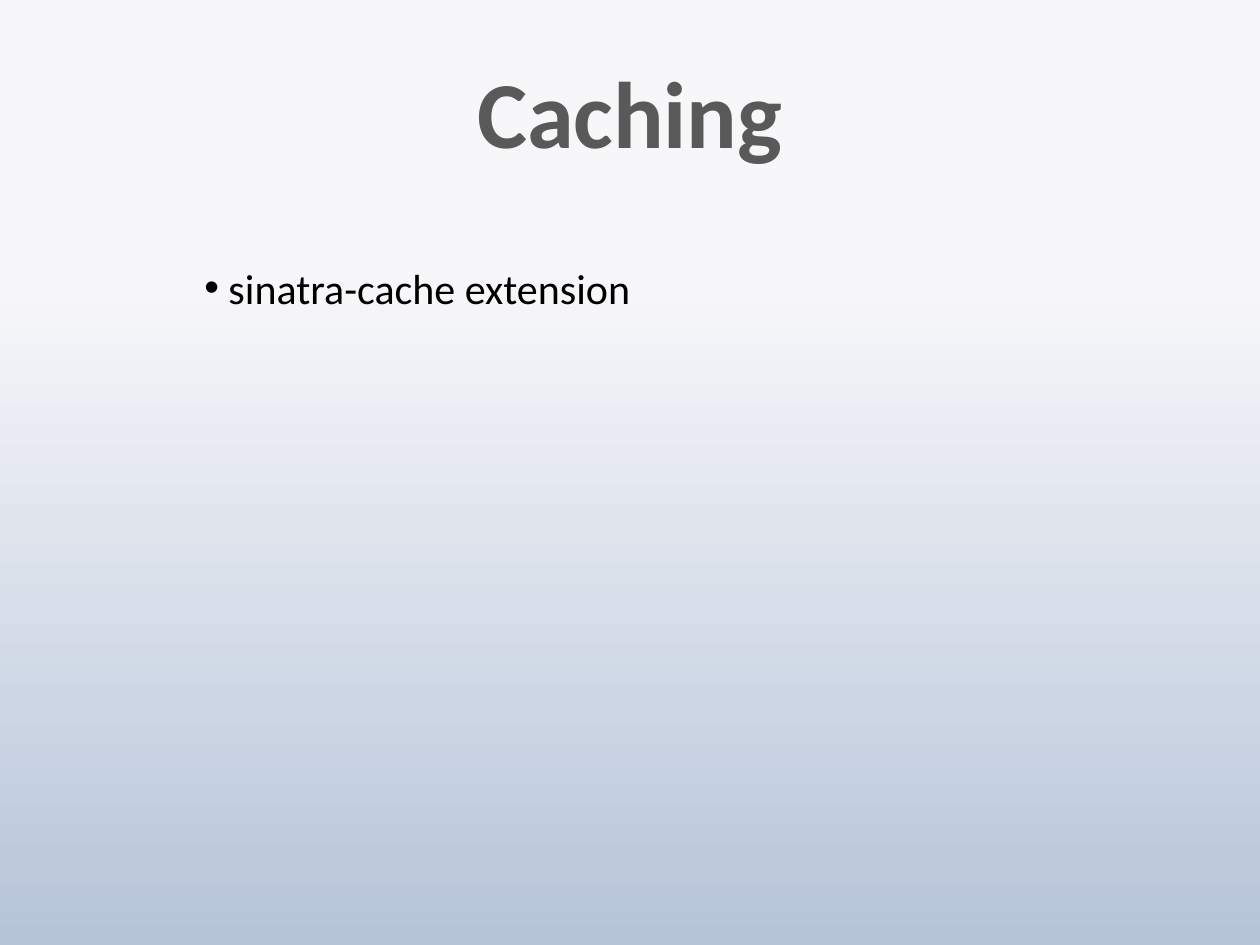
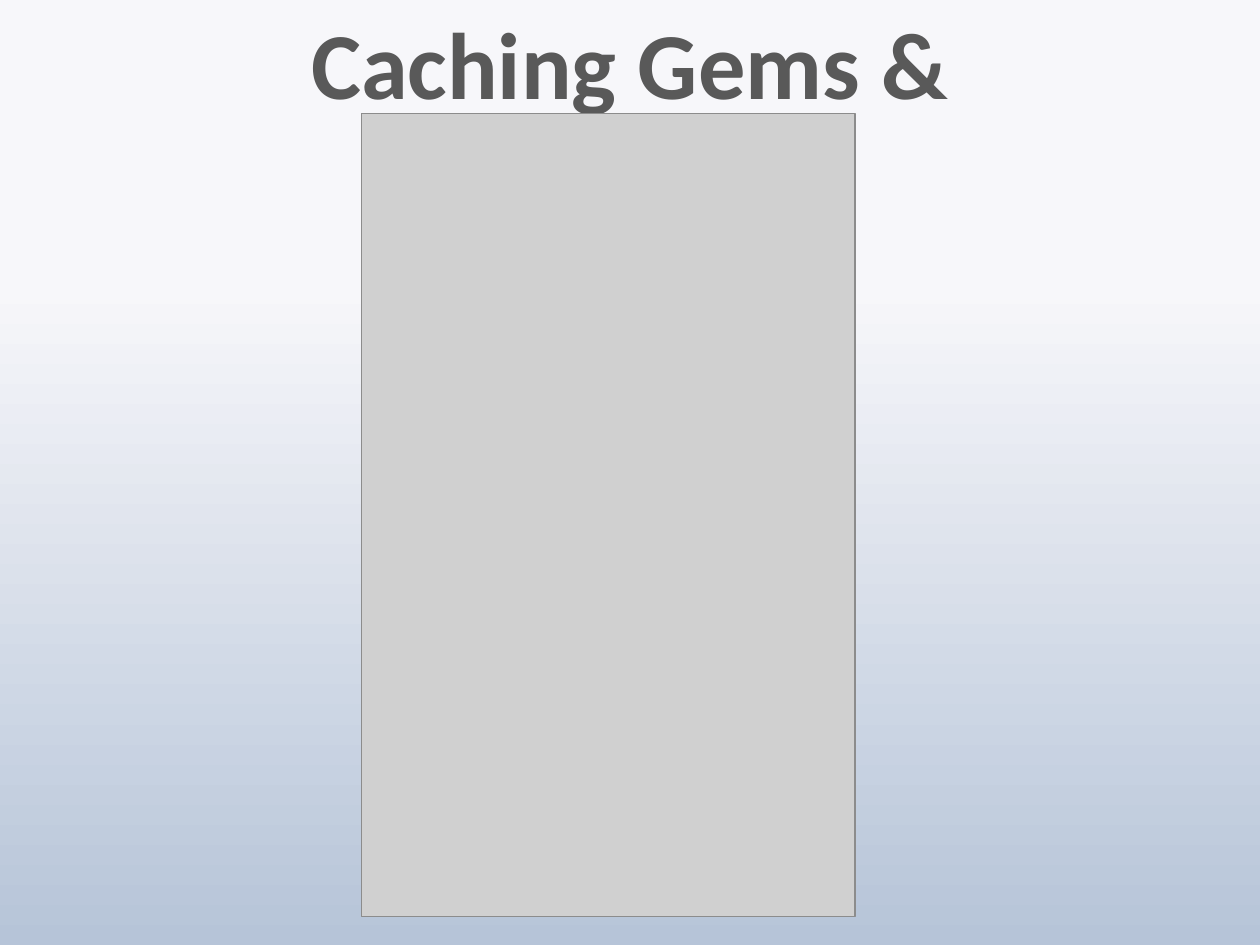
Before and after one commit to techwhizbang/sinatra_slideshow, a slide deck: slide 16 of sinatra.pptx (slide 14 before the commit). Drawn at 1260x945 pixels with LibreOffice and Linux fonts; fonts in the diff are those of the drawing; grey boxes stand for pictures. Boxes give left, top, right and bottom in pixels: in the first picture for what was removed or moved away, otherwise in the second. Text is boxed around its words. In the diff, an @@ line names an element or a change of style, - is before the commit and + after.

```diff
--- a/sinatra.pptx
+++ b/sinatra.pptx
@@ title at (311, 32, 860, 223): text changed @@
-Caching
+Caching Gems & Extensions
@@ picture added at (362, 113, 856, 917) @@
@@ text removed at (228, 274, 630, 305) @@
-• sinatra-cache extension
```
Also in this commit, not shown: 8 other slides changed, 2 slides added.
